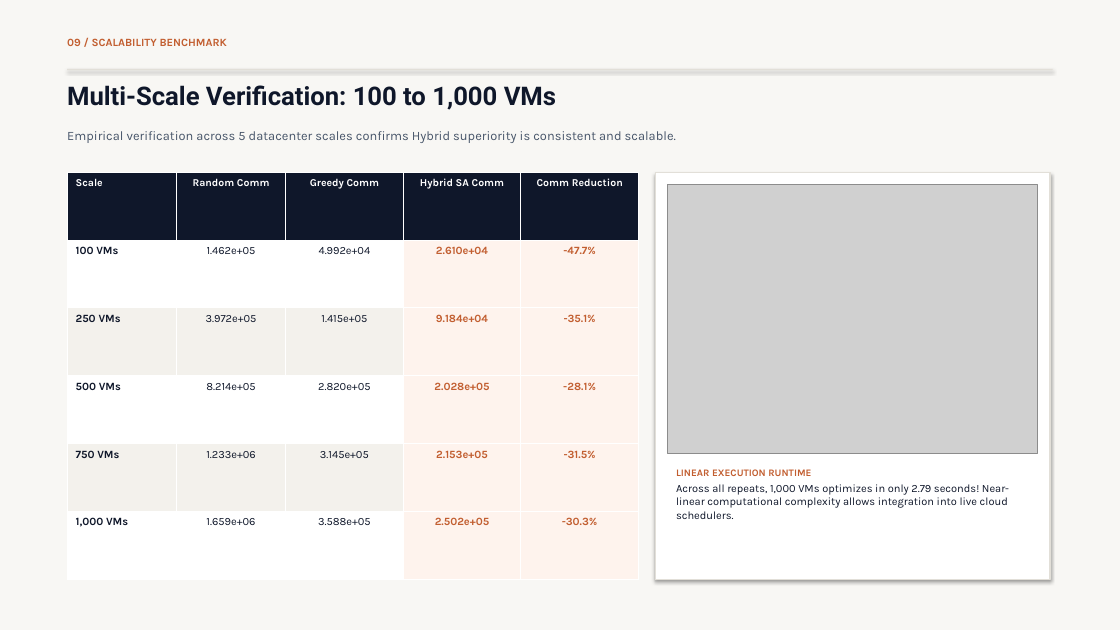
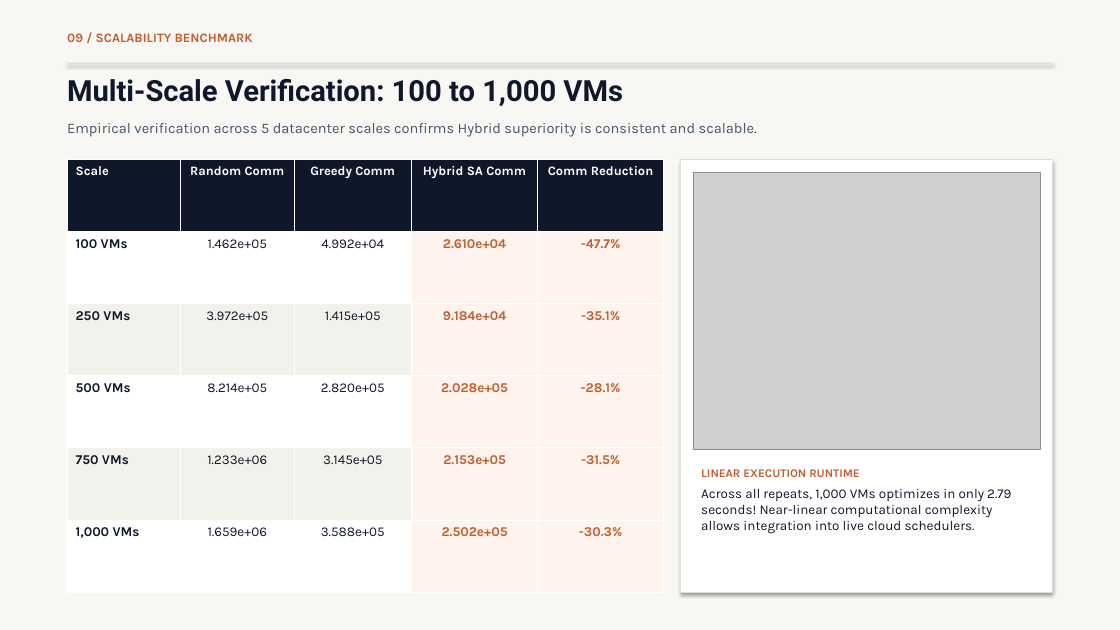
Before and after one commit to moparthipranav/CloudComputingProject, a slide deck: slide 10 of VM_Placement_Optimization_Presentation.pptx. Drawn at 1120x630 pixels with LibreOffice and Linux fonts; fonts in the diff are those of the drawing; grey boxes stand for pictures. Boxes give left, top, right and bottom in pixels: in the first picture for what was removed or moved away, otherwise in the second. Text is boxed around its words. In the diff, an @@ line names an element or a change of style, - is before the commit and + after.

Commit message:
Update presentation: increase font sizes, fill slide canvas, remove lead investigator on title slide

```diff
--- a/VM_Placement_Optimization_Presentation.pptx
+++ b/VM_Placement_Optimization_Presentation.pptx
@@ text "09 / SCALABILITY BENCHMARK" at bbox=[67, 33, 253, 42]: size 9.5 to 11 pt @@
@@ text "Multi-Scale Verification: 100 to 1,000 ..." at bbox=[67, 79, 623, 106]: size 22 to 25 pt @@
@@ rectangle: place and size @@
-rectangle at bbox=[67, 69, 1053, 70]
+rectangle at bbox=[67, 63, 1053, 64]
@@ text "Empirical verification across 5 datacenter ...": place and size @@
-text "Empirical verification across 5 datacenter ..." at bbox=[67, 131, 676, 143]
+text "Empirical verification across 5 datacenter ..." at bbox=[67, 123, 757, 137]
@@ text "Empirical verification across 5 datacenter ..." at bbox=[67, 123, 757, 137]: size 11 to 12.5 pt @@
@@ table at bbox=[67, 160, 664, 592] @@
@@ size 9 to 11 pt in "Scale", "Random Comm", "Greedy Comm", "Hybrid SA Comm" and 1 more places @@
@@ size 9.5 to 11.5 pt in "100 VMs", "1.462e+05", "4.992e+04", "2.610e+04" and 21 more places @@
@@ table: place and size @@
-table at bbox=[67, 172, 639, 580]
+table at bbox=[67, 160, 664, 592]
@@ rectangle: place and size @@
-rectangle at bbox=[655, 172, 1050, 580]
+rectangle at bbox=[681, 160, 1053, 592]
@@ picture: place and size @@
-picture at bbox=[668, 185, 1038, 454]
+picture at bbox=[693, 172, 1040, 450]
@@ text "LINEAR EXECUTION RUNTIME": place and size @@
-text "LINEAR EXECUTION RUNTIME" at bbox=[676, 469, 1009, 519]
+text "LINEAR EXECUTION RUNTIME" at bbox=[701, 469, 1011, 534]
@@ text "LINEAR EXECUTION RUNTIME" at bbox=[701, 469, 1011, 534]: size 8.5 to 10 pt in "LINEAR EXECUTION RUNTIME"; size 9.5 to 11.5 pt in "Across all repeats, 1,000 VMs optimizes in ..."; more space between paragraphs @@
```
Also in this commit, not shown: 11 other slides changed, 3 other files.
